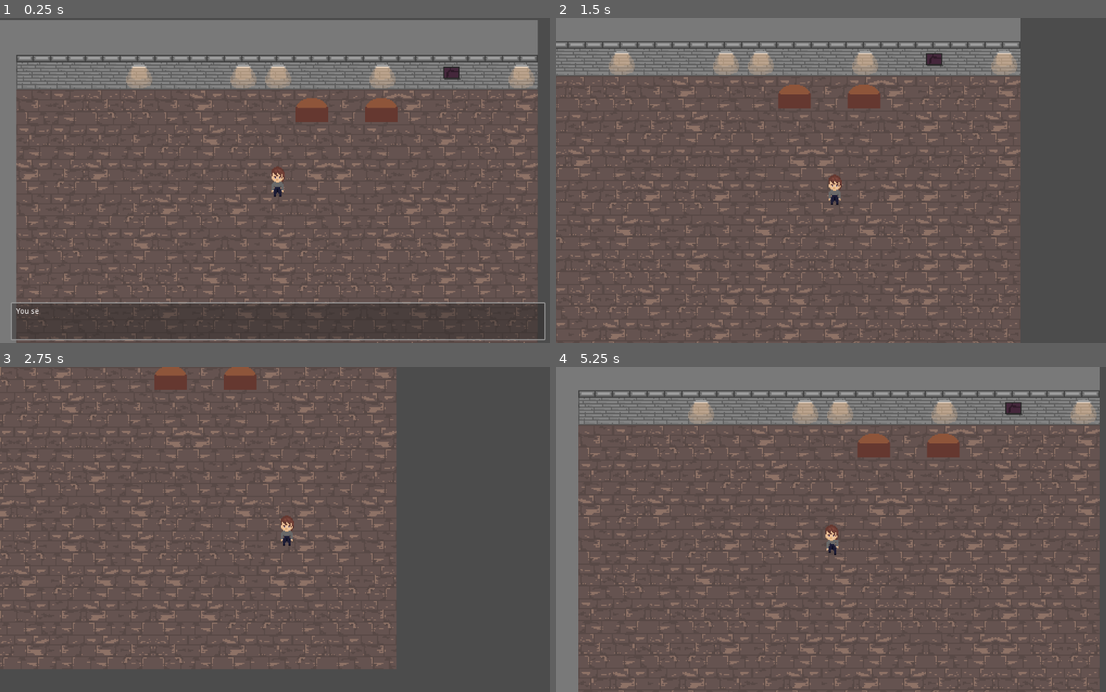
Above: before the commit, frames 1-4 (two rows, left to right).
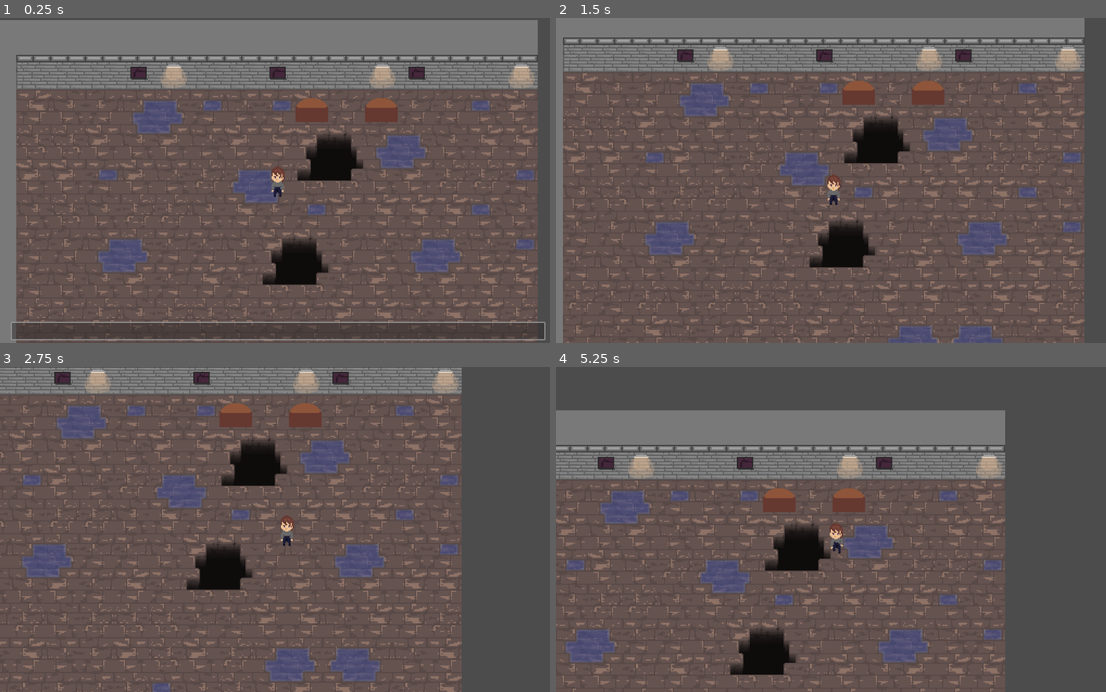
Above: after the commit, the same moments.

Repository: Drauthius/ld45
Game: Godot game, scene res://scn/Game.tscn
The game is run twice, just before and just after one commit, with the same random seed, the same clock (stepped at 60 frames per second) and the same inputs.
Inputs (mouse positions are in pixels of both pictures, inside the frame that each line leads up to):
- Up to frame 1 (0.25 s): no input
- Up to frame 2 (1.5 s): tap Enter at 0.5 s; move the mouse to (957, 164) at 0.52 s; hold Right (player_right) 0.53-1.28 s; tap 1 at 0.6 s; click (957, 164) at 0.67 s; tap Space at 0.77 s; move the mouse to (721, 196) at 1.27 s; hold Down (player_down) from 1.28 s (still down); tap 9 at 1.35 s
- Up to frame 3 (2.75 s): tap Space at 1.52 s; move the mouse to (335, 458) at 2.02 s; release Down (player_down) at 2.03 s; hold Right (player_right) from 2.03 s (still down); tap 0 at 2.1 s
- Up to frame 4 (5.25 s): move the mouse to (809, 594) at 2.77 s; release Right (player_right) at 2.78 s; hold Up (player_up) 2.78-3.53 s; tap 1 at 2.85, 5.1 s; click (809, 594) at 2.92 s; tap Space at 3.02, 3.77, 4.52 s; move the mouse to (1001, 578) at 3.52 s; hold Left (player_left) 3.53-5.03 s; tap 9 at 3.6 s; move the mouse to (666, 480) at 4.27 s; tap 0 at 4.35 s; move the mouse to (864, 529) at 5.02 s; hold Down (player_down) from 5.03 s (still down); click (864, 529) at 5.17 s

The runs differ from the first frame. In frame 1, 17% of the frame differs, in the area x 2-100%, y 11-100%; in frame 2, 32%; in frame 3, 32%; in frame 4, 51%, in the area x 0-99%, y 0-100%.

Commit message:
Add a nicer font and prepare some other things

Diff:
--- a/dat/rooms.json
+++ b/dat/rooms.json
@@ -1,15 +1,22 @@
 [
-	[
-		[ 4, 5, 5, 5, 5, 5, 5, 5, 5, 5, 5, 5, 5, 5, 5, 5 ],
-		[ 4, 2, 1, 1, 1, 1, 1, 1, 1, 1, 1, 1, 1, 1, 1, 3 ],
-		[ 4, 0, 0, 0, 0, 0, 0, 0, 0, "C", 0, "C", 0, 0, 0, 0 ],
-		[ 4, 0, 0, 0, 0, 0, 0, 0, 0, 0, 0, 0, 0, 0, 0, 0 ],
-		[ 4, 0, 0, 0, 0, 0, 0, 0, 0, 0, 0, 0, 0, 0, 0, 0 ],
-		[ 4, 0, 0, 0, 0, 0, 0, 0, 0, 0, 0, 0, 0, 0, 0, 0 ],
-		[ 4, 0, 0, 0, 0, 0, 0, 0, 0, 0, 0, 0, 0, 0, 0, 0 ],
-		[ 4, 0, 0, 0, 0, 0, 0, 0, 0, 0, 0, 0, 0, 0, 0, 0 ],
-		[ 4, 0, 0, 0, 0, 0, 0, 0, 0, 0, 0, 0, 0, 0, 0, 0 ],
-		[ 4, 0, 0, 0, 0, 0, 0, 0, 0, 0, 0, 0, 0, 0, 0, 0 ],
-		[ 4, 0, 0, 0, 0, 0, 0, 0, 0, 0, 0, 0, 0, 0, 0, 0 ]
-	]
+	{
+		"open_left": true,
+		"open_right": false,
+		"open_top": false,
+		"open_down": true,
+		"tiles":
+			[
+				[ 4, 5, 5, 5, 5, 5, 5, 5, 5, 5, 5, 5, 5, 5, 5, 5 ],
+				[ 4, 2, 1, 1, 1, 1, 1, 1, 1, 1, 1, 1, 1, 1, 1, 3 ],
+				[ 4, 0, 0, 0, 0, 0, 0, 0, 0, "C", 0, "C", 0, 0, 0, 0 ],
+				[ 4, 0, 0, 0, 0, 0, 0, 0, 0, 0, 0, 0, 0, 0, 0, 0 ],
+				[ 4, 0, 0, 0, 0, 0, 0, 0, 0, 0, 0, 0, 0, 0, 0, 0 ],
+				[ 4, 0, 0, 0, 0, 0, 0, 0, 0, 0, 0, 0, 0, 0, 0, 0 ],
+				[ 4, 0, 0, 0, 0, 0, 0, 0, 0, 0, 0, 0, 0, 0, 0, 0 ],
+				[ 4, 0, 0, 0, 0, 0, 0, 0, 0, 0, 0, 0, 0, 0, 0, 0 ],
+				[ 4, 0, 0, 0, 0, 0, 0, 0, 0, 0, 0, 0, 0, 0, 0, 0 ],
+				[ 4, 0, 0, 0, 0, 0, 0, 0, 0, 0, 0, 0, 0, 0, 0, 0 ],
+				[ 4, 0, 0, 0, 0, 0, 0, 0, 0, 0, 0, 0, 0, 0, 0, 0 ]
+			]
+	}
 ]
--- a/dat/tiles.json
+++ b/dat/tiles.json
@@ -1,7 +1,7 @@
 [
 	{
 		"description": "ground",
-		"tiles": [ 5, 6, 7, 8 ],
+		"tiles": [ 5, 5, 5, 6, 6, 6, 7, 7, 7, 8, 8, 8, 11 ],
 		"flip_x": true,
 		"flip_y": false
 	},
--- a/res/level1.tres
+++ b/res/level1.tres
@@ -12,7 +12,7 @@
 points = PoolVector2Array( 0, 0, 32, 0, 32, 32, 0, 32 )
 
 [sub_resource type="ConvexPolygonShape2D" id=4]
-points = PoolVector2Array( 0, 0, 32, 0, 32, 32, 0, 32 )
+points = PoolVector2Array( 43.7375, 8.56969, 43.4145, 19.8751, 53.4278, 19.7136, 53.4278, 31.5035, 50.5208, 32.957, 50.0362, 40.7093, 61.3416, 40.7093, 60.6956, 52.3377, 11.4364, 52.0147, 11.2749, 42.0013, 0.454048, 41.5168, 0.615547, 32.4725, 12.4054, 8.73119 )
 
 [sub_resource type="ConvexPolygonShape2D" id=5]
 points = PoolVector2Array( 0, 0, 32, 0, 32, 32, 0, 32 )
@@ -21,6 +21,9 @@
 points = PoolVector2Array( 0, 0, 32, 0, 32, 32, 0, 32 )
 
 [sub_resource type="ConvexPolygonShape2D" id=7]
+points = PoolVector2Array( 0, 0, 32, 0, 32, 32, 0, 32 )
+
+[sub_resource type="ConvexPolygonShape2D" id=8]
 points = PoolVector2Array( 0, 0, 32, 0, 32, 32, 0, 32 )
 
 [resource]
@@ -176,3 +179,39 @@
 "shape_transform": Transform2D( 1, 0, 0, 1, 0, 0 )
 } ]
 10/z_index = 0
+11/name = "dungeon01.png 11"
+11/texture = ExtResource( 1 )
+11/tex_offset = Vector2( 0, 0 )
+11/modulate = Color( 1, 1, 1, 1 )
+11/region = Rect2( 32, 160, 32, 32 )
+11/tile_mode = 0
+11/occluder_offset = Vector2( 0, 0 )
+11/navigation_offset = Vector2( 0, 0 )
+11/shapes = [  ]
+11/z_index = 0
+12/name = "dungeon01.png 12"
+12/texture = ExtResource( 1 )
+12/tex_offset = Vector2( 0, 0 )
+12/modulate = Color( 1, 1, 1, 1 )
+12/region = Rect2( 64, 64, 64, 64 )
+12/tile_mode = 0
+12/occluder_offset = Vector2( 0, 0 )
+12/navigation_offset = Vector2( 0, 0 )
+12/shapes = [ {
+"autotile_coord": Vector2( 0, 0 ),
+"one_way": false,
+"one_way_margin": 1.0,
+"shape": SubResource( 4 ),
+"shape_transform": Transform2D( 1, 0, 0, 1, 0, 0 )
+} ]
+12/z_index = 0
+13/name = "dungeon01.png 13"
+13/texture = ExtResource( 1 )
+13/tex_offset = Vector2( 0, 0 )
+13/modulate = Color( 1, 1, 1, 1 )
+13/region = Rect2( 0, 96, 64, 64 )
+13/tile_mode = 0
+13/occluder_offset = Vector2( 0, 0 )
+13/navigation_offset = Vector2( 0, 0 )
+13/shapes = [  ]
+13/z_index = 0
--- /dev/null
+++ b/res/theme.tres
@@ -0,0 +1,12 @@
+[gd_resource type="Theme" load_steps=3 format=2]
+
+[ext_resource path="res://ttf/ADDLG___.TTF" type="DynamicFontData" id=1]
+
+[sub_resource type="DynamicFont" id=1]
+size = 18
+outline_size = 1
+outline_color = Color( 0, 0, 0, 1 )
+font_data = ExtResource( 1 )
+
+[resource]
+default_font = SubResource( 1 )
--- a/scn/Dialogue.tscn
+++ b/scn/Dialogue.tscn
@@ -1,6 +1,7 @@
-[gd_scene load_steps=3 format=2]
+[gd_scene load_steps=4 format=2]
 
 [ext_resource path="res://src/Dialogue.gd" type="Script" id=1]
+[ext_resource path="res://res/theme.tres" type="Theme" id=2]
 
 [sub_resource type="StyleBoxFlat" id=1]
 content_margin_left = 10.0
@@ -32,14 +33,18 @@
 margin_right = -20.0
 margin_bottom = -5.0
 grow_vertical = 0
+size_flags_horizontal = 0
+size_flags_vertical = 3
+theme = ExtResource( 2 )
 custom_styles/panel = SubResource( 1 )
 
 [node name="VBoxContainer" type="VBoxContainer" parent="PanelContainer"]
 margin_left = 10.0
 margin_top = 10.0
 margin_right = 974.0
-margin_bottom = 24.0
+margin_bottom = 34.0
 
 [node name="Description" type="Label" parent="PanelContainer/VBoxContainer"]
 margin_right = 964.0
-margin_bottom = 14.0
+margin_bottom = 19.0
+autowrap = true
--- a/src/Game.gd
+++ b/src/Game.gd
@@ -33,14 +33,31 @@
 	var tileDef = read_json(TileDef)
 	var roomDef = read_json(RoomDef)
 
-	for x in range(roomDef[0].size()):
-		for y in range(roomDef[0][x].size()):
-			var tile = roomDef[0][x][y]
+	for x in range(roomDef[0]["tiles"].size()):
+		for y in range(roomDef[0]["tiles"][x].size()):
+			var tile = roomDef[0]["tiles"][x][y]
 			var def = tileDef[int(tile)]
-			$TileMap.set_cell(y, x,
-				def["tiles"][randi() % def["tiles"].size()],
-				true if def.has("flip_x") and def["flip_x"] and randf() < 0.5 else false,
-				true if def.has("flip_y") and def["flip_y"] and randf() < 0.5 else false)
+
+			if randf() < 0.1 and x > 0 and y > 0 and \
+			   typeof(roomDef[0]["tiles"][x][y]) != TYPE_STRING and roomDef[0]["tiles"][x][y] == 0 and \
+			   typeof(roomDef[0]["tiles"][x][y-1]) != TYPE_STRING and roomDef[0]["tiles"][x][y-1] == 0 and \
+			   typeof(roomDef[0]["tiles"][x-1][y]) != TYPE_STRING and roomDef[0]["tiles"][x-1][y] == 0 and \
+			   typeof(roomDef[0]["tiles"][x-1][y-1]) != TYPE_STRING and roomDef[0]["tiles"][x-1][y-1] == 0:
+				roomDef[0]["tiles"][x][y] = "H"
+				roomDef[0]["tiles"][x-1][y] = "H"
+				roomDef[0]["tiles"][x][y-1] = "H"
+				roomDef[0]["tiles"][x-1][y-1] = "H"
+				$TileMap.set_cell(y - 1, x - 1,
+					randi() % 2 + 12,
+					true if randf() < 0.5 else false)
+				$TileMap.set_cell(y - 1, x, -1)
+				$TileMap.set_cell(y, x - 1, -1)
+			else:
+				$TileMap.set_cell(y, x,
+					def["tiles"][randi() % def["tiles"].size()],
+					true if def.has("flip_x") and def["flip_x"] and randf() < 0.5 else false,
+					true if def.has("flip_y") and def["flip_y"] and randf() < 0.5 else false)
+
 			if typeof(tile) == TYPE_STRING:
 				match tile:
 					"C":
--- a/src/Player.gd
+++ b/src/Player.gd
@@ -19,7 +19,8 @@
 
 	var velocity := move_and_slide(dir.normalized() * speed)
 
-	if velocity.length_squared() <= 0.001:
+	if velocity.length_squared() <= 0.001 and $AnimationPlayer.is_playing():
+		$AnimationPlayer.seek(0, true)
 		$AnimationPlayer.stop()
 	else:
 		$AnimationPlayer.play("run_down")
Not shown: 5 places in res/level1.tres that only renumber resources
Binary file added: ttf/BMarmy.TTF
Not shown, added: ttf/BMarmy.txt
